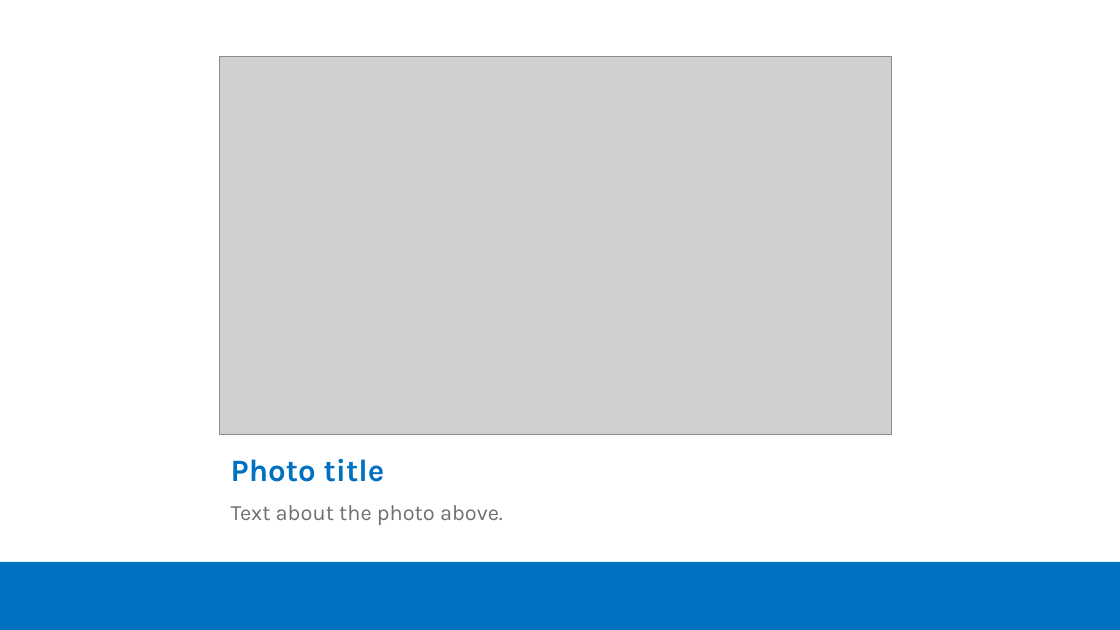
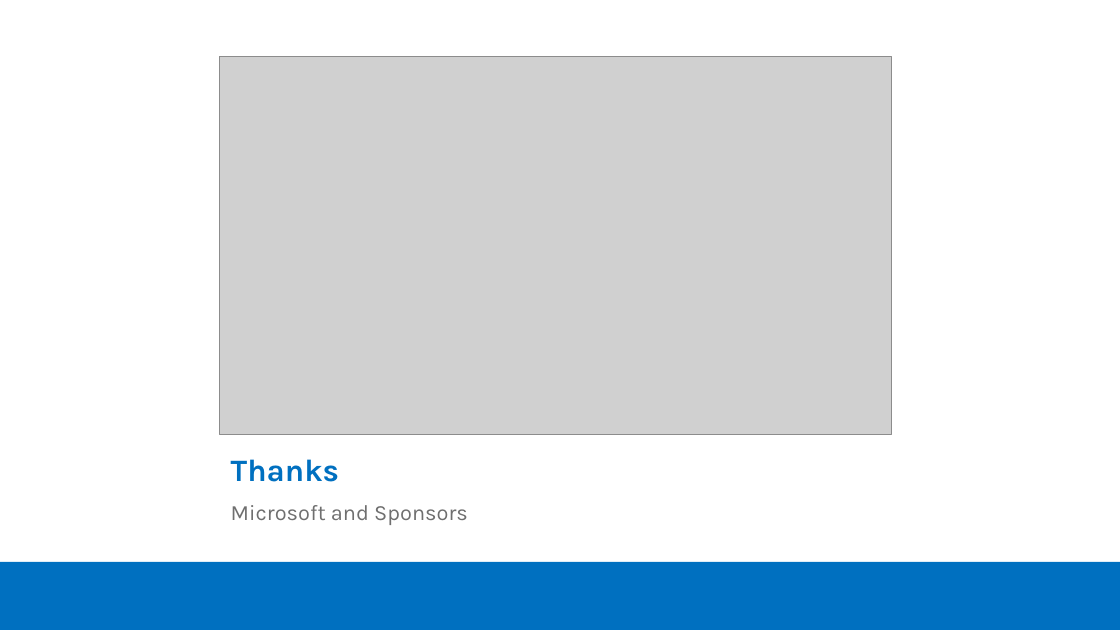
Before and after one commit to moljac/ASP.net.v5-AKA-vNext-Windays15, a slide deck: slide 17 of talk/Windays15 - ASP.net v.5 (vNext) on Linux and Mac OSX.pptx. Drawn at 1120x630 pixels with LibreOffice and Linux fonts; fonts in the diff are those of the drawing; grey boxes stand for pictures; background and template pictures are left out. Boxes give left, top, right and bottom in pixels: in the first picture for what was removed or moved away, otherwise in the second. Text is boxed around its words. In the diff, an @@ line names an element or a change of style, - is before the commit and + after.

```diff
--- a/talk/Windays15 - ASP.net v.5 (vNext) on Linux and Mac OSX.pptx
+++ b/talk/Windays15 - ASP.net v.5 (vNext) on Linux and Mac OSX.pptx
@@ title at (231,459,339,482): text changed @@
-Photo title
+Thanks
@@ text at (231,505,468,525): text changed @@
-Text about the photo above.
+Microsoft and Sponsors
```
Also in this commit, not shown: 14 other slides changed, 3 slides added, 3 slides removed.
